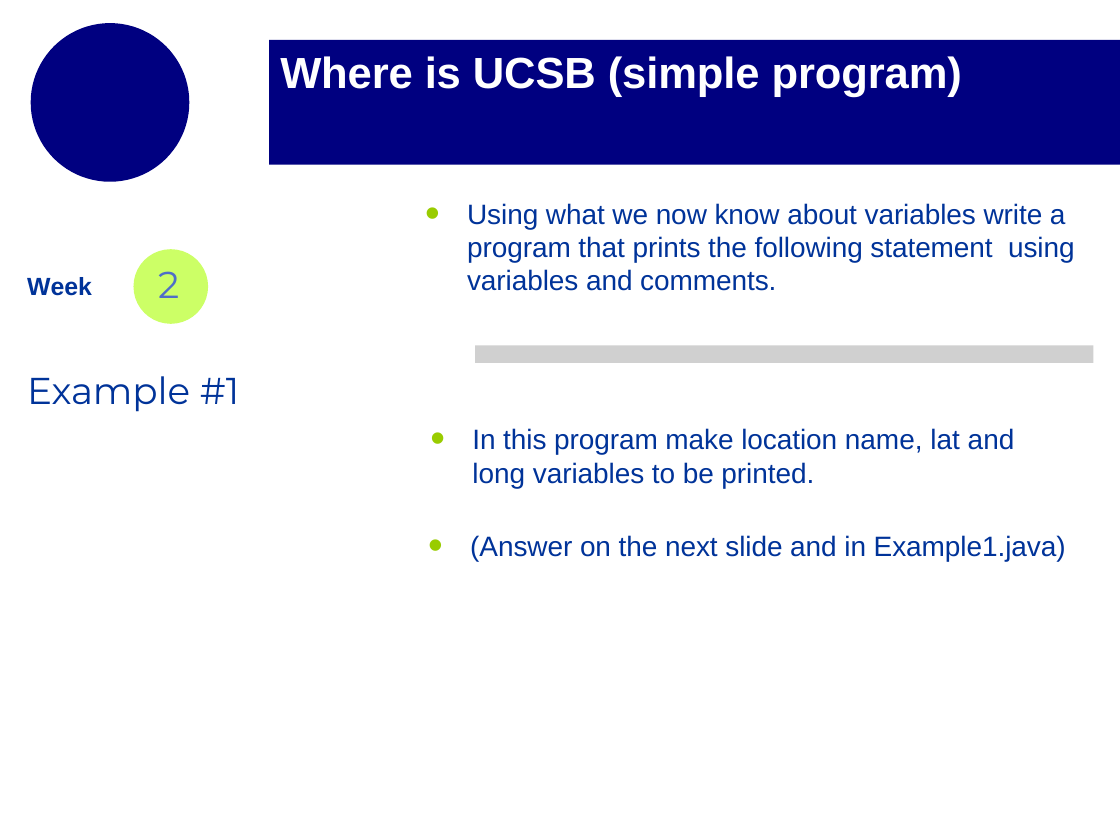
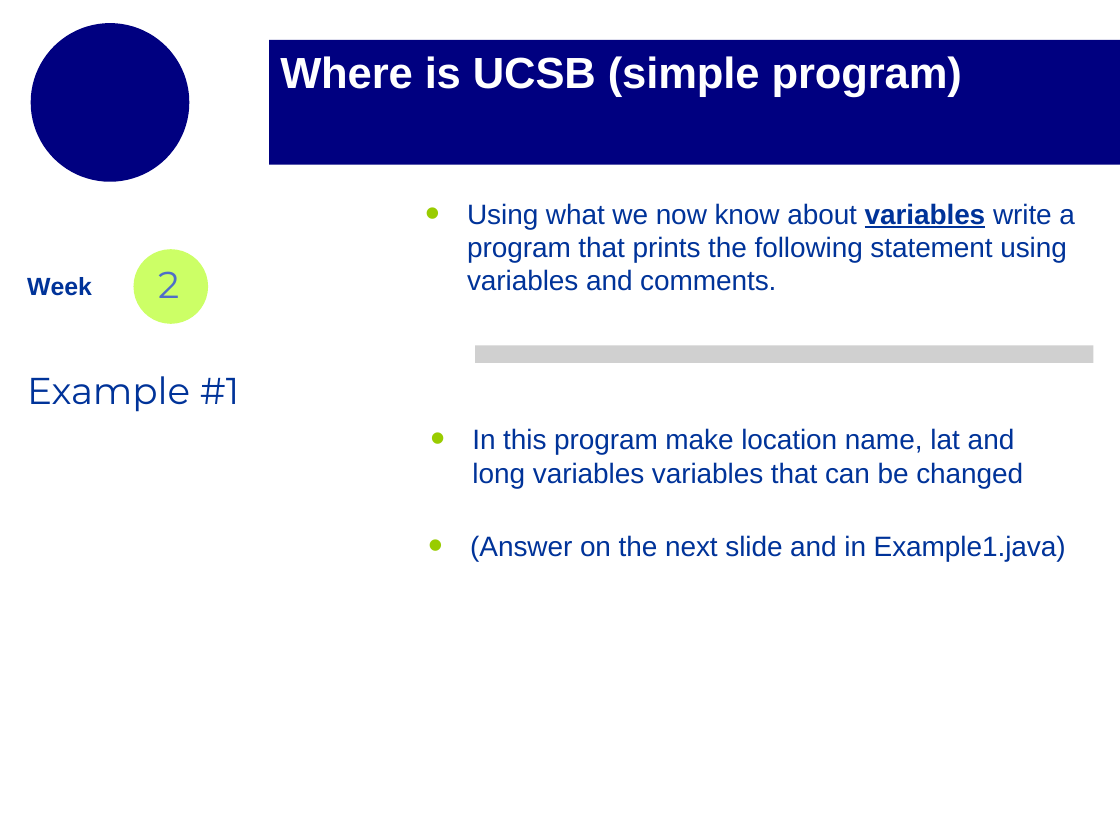
Before and after one commit to mikejohnson51/geog178_2019, a slide deck: slide 15 of section_slides/week2_section_slides_2.pptx. Drawn at 1120x840 pixels with LibreOffice and Linux fonts; fonts in the diff are those of the drawing; grey boxes stand for pictures; background and template pictures are left out. Boxes give left, top, right and bottom in pixels: in the first picture for what was removed or moved away, otherwise in the second. Text is boxed around its words. In the diff, an @@ line names an element or a change of style, - is before the commit and + after.

```diff
--- a/section_slides/week2_section_slides_2.pptx
+++ b/section_slides/week2_section_slides_2.pptx
@@ text "Using what we now know ..." at bbox=[467, 203, 1075, 291]: bold on, underline on in "variables" @@
@@ text at bbox=[472, 428, 1023, 488]: text changed @@
-• In this program make location name, lat and long variables to be printed.
+• In this program make location name, lat and long variables variables that can be changed
```
Also in this commit, not shown: 26 other slides changed, 1 slide added, 3 other files.
